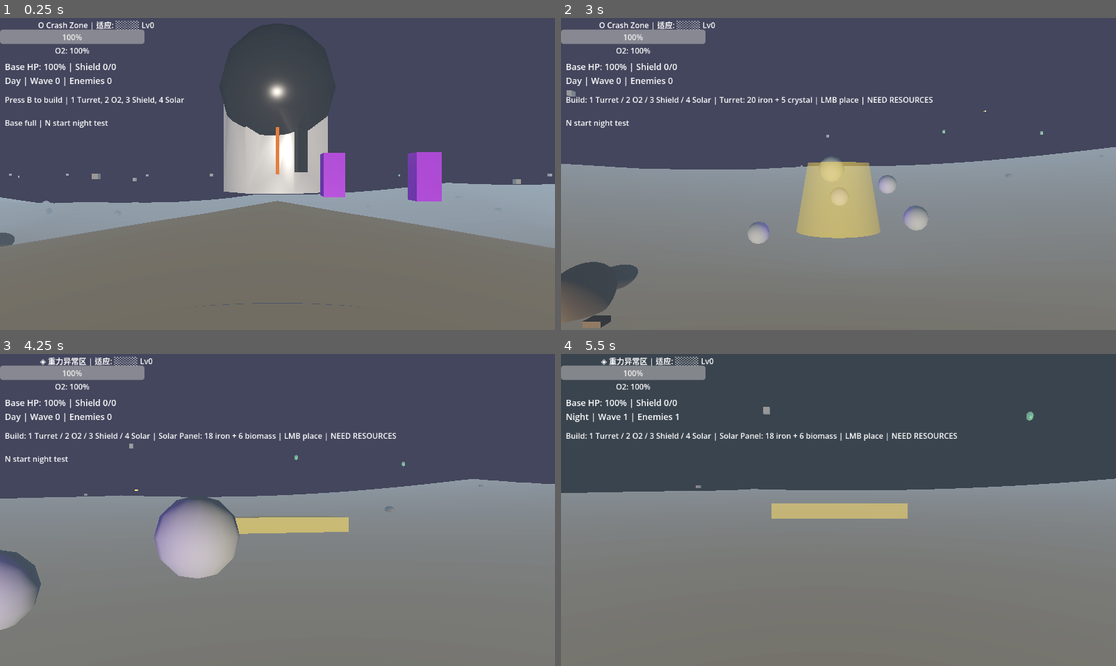
Above: before the commit, frames 1-4 (two rows, left to right).
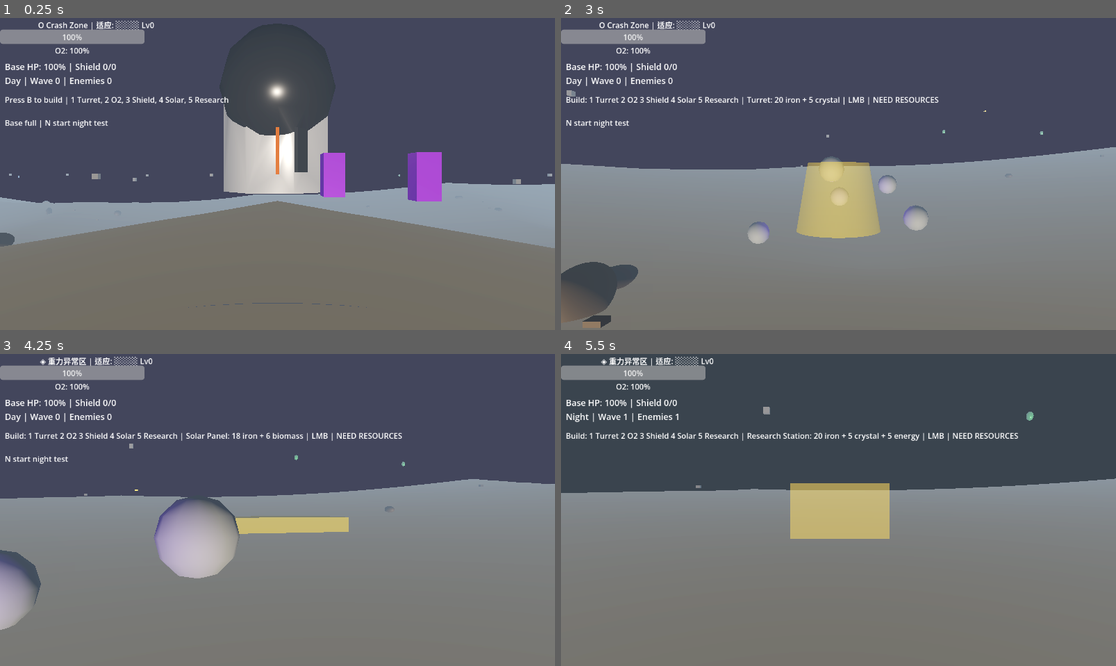
Above: after the commit, the same moments.

Repository: qnctx/star-abyss-game
Game: Godot game, scene res://scenes/main.tscn
The game is run twice, just before and just after one commit, with the same random seed, the same clock (stepped at 60 frames per second) and the same inputs.
Inputs (mouse positions are in pixels of both pictures, inside the frame that each line leads up to):
- Up to frame 1 (0.25 s): no input
- Up to frame 2 (3 s): tap B (build_mode) at 0.5, 2, 2.85 s; move the mouse to (866, 174) at 0.52 s; hold B (build_mode) 0.53-1.28 s; hold W (move_forward) from 0.53 s (still down); click (866, 174) at 0.67 s; tap Space (jump) at 0.77, 1.52 s; tap 5 at 0.8, 1.35 s; move the mouse to (810, 174) at 1.27 s; tap 4 at 1.55, 2.1 s; move the mouse to (849, 167) at 2.02 s; hold B (build_mode) 2.03-2.78 s; move the mouse to (832, 180) at 2.77 s; click (832, 180) at 2.92 s
- Up to frame 3 (4.25 s): keep holding W (move_forward); tap Space (jump) at 3.02, 3.77 s; tap 5 at 3.05 s; move the mouse to (316, 513) at 3.52 s; tap Ctrl (crouch) at 3.6 s; tap 4 at 3.8 s
- Up to frame 4 (5.5 s): keep holding W (move_forward); move the mouse to (794, 506) at 4.27 s; tap E (interact) at 4.35 s; tap Space (jump) at 4.52 s; tap B (build_mode) at 4.55, 5 s; move the mouse to (844, 510) at 5.02 s; hold N (night_test) from 5.03 s (still down); click (844, 510) at 5.17 s; tap 5 at 5.3 s

The runs differ from the first frame. In frame 1, less than 0.1% of the frame differs, in the area x 33-42%, y 25-28%; in frame 2, 0.7%; in frame 3, 0.8%; in frame 4, 3.6%, in the area x 10-83%, y 25-60%.

Commit message:
Add research station tech loop

Diff:
--- a/src/scripts/build_manager.gd
+++ b/src/scripts/build_manager.gd
@@ -4,10 +4,12 @@
 const O2_STATION_SCRIPT := preload("res://scripts/o2_station.gd")
 const SHIELD_GENERATOR_SCRIPT := preload("res://scripts/shield_generator.gd")
 const SOLAR_PANEL_SCRIPT := preload("res://scripts/solar_panel.gd")
+const RESEARCH_STATION_SCRIPT := preload("res://scripts/research_station.gd")
 const TURRET_COST := {"iron": 20, "void_crystal": 5}
 const O2_STATION_COST := {"iron": 15, "biomass": 10}
 const SHIELD_GENERATOR_COST := {"iron": 25, "void_crystal": 8, "energy_core": 1}
 const SOLAR_PANEL_COST := {"iron": 18, "biomass": 6}
+const RESEARCH_STATION_COST := {"iron": 20, "void_crystal": 5, "energy": 5}
 const PLACEMENT_RANGE: float = 18.0
 const BUILD_DISTANCE: float = 6.0
 const MIN_BASE_DISTANCE: float = 2.5
@@ -16,6 +18,7 @@
 const BUILD_O2_STATION: String = "o2_station"
 const BUILD_SHIELD_GENERATOR: String = "shield_generator"
 const BUILD_SOLAR_PANEL: String = "solar_panel"
+const BUILD_RESEARCH_STATION: String = "research_station"
 
 var build_mode: bool = false
 var selected_building: String = BUILD_TURRET
@@ -54,6 +57,9 @@
 		get_viewport().set_input_as_handled()
 	elif event is InputEventKey and event.pressed and event.physical_keycode == KEY_4:
 		_select_building(BUILD_SOLAR_PANEL)
+		get_viewport().set_input_as_handled()
+	elif event is InputEventKey and event.pressed and event.physical_keycode == KEY_5:
+		_select_building(BUILD_RESEARCH_STATION)
 		get_viewport().set_input_as_handled()
 	elif event is InputEventMouseButton and event.pressed:
 		if event.button_index == MOUSE_BUTTON_LEFT:
@@ -99,9 +105,13 @@
 
 	var mesh: Mesh
 	if selected_building == BUILD_SOLAR_PANEL:
-		var box_mesh := BoxMesh.new()
-		box_mesh.size = Vector3(2.2, 0.25, 1.2)
-		mesh = box_mesh
+		var solar_mesh := BoxMesh.new()
+		solar_mesh.size = Vector3(2.2, 0.25, 1.2)
+		mesh = solar_mesh
+	elif selected_building == BUILD_RESEARCH_STATION:
+		var research_mesh := BoxMesh.new()
+		research_mesh.size = Vector3(1.6, 0.9, 1.2)
+		mesh = research_mesh
 	else:
 		var cylinder_mesh := CylinderMesh.new()
 		if selected_building == BUILD_SHIELD_GENERATOR:
@@ -186,6 +196,8 @@
 
 
 func _instantiate_selected_structure() -> Node3D:
+	if selected_building == BUILD_RESEARCH_STATION:
+		return RESEARCH_STATION_SCRIPT.new()
 	if selected_building == BUILD_SOLAR_PANEL:
 		return SOLAR_PANEL_SCRIPT.new()
 	if selected_building == BUILD_SHIELD_GENERATOR:
@@ -200,6 +212,8 @@
 
 
 func get_selected_cost() -> Dictionary:
+	if selected_building == BUILD_RESEARCH_STATION:
+		return RESEARCH_STATION_COST
 	if selected_building == BUILD_SOLAR_PANEL:
 		return SOLAR_PANEL_COST
 	if selected_building == BUILD_SHIELD_GENERATOR:
@@ -210,6 +224,8 @@
 
 
 func get_selected_label() -> String:
+	if selected_building == BUILD_RESEARCH_STATION:
+		return "Research Station"
 	if selected_building == BUILD_SOLAR_PANEL:
 		return "Solar Panel"
 	if selected_building == BUILD_SHIELD_GENERATOR:
--- a/src/scripts/combat_hud.gd
+++ b/src/scripts/combat_hud.gd
@@ -15,7 +15,7 @@
 
 	_build_label = Label.new()
 	_build_label.position = Vector2(10, 158)
-	_build_label.size = Vector2(760, 48)
+	_build_label.size = Vector2(920, 48)
 	_build_label.add_theme_font_size_override("font_size", 16)
 	add_child(_build_label)
 
@@ -84,13 +84,13 @@
 	var build_manager := get_tree().current_scene.get_node_or_null("BuildManager") if get_tree().current_scene else null
 	if build_manager and build_manager.build_mode:
 		var afford := InventoryManager.has_resources(build_manager.get_selected_cost()) if InventoryManager else false
-		_build_label.text = "Build: 1 Turret / 2 O2 / 3 Shield / 4 Solar | %s: %s | LMB place | %s" % [
+		_build_label.text = "Build: 1 Turret 2 O2 3 Shield 4 Solar 5 Research | %s: %s | LMB | %s" % [
 			build_manager.get_selected_label(),
 			build_manager.get_selected_cost_text(),
 			"READY" if afford else "NEED RESOURCES"
 		]
 	else:
-		_build_label.text = "Press B to build | 1 Turret, 2 O2, 3 Shield, 4 Solar"
+		_build_label.text = "Press B to build | 1 Turret, 2 O2, 3 Shield, 4 Solar, 5 Research"
 
 
 func _refresh_base_hint() -> void:
--- /dev/null
+++ b/src/scripts/research_station.gd
@@ -0,0 +1,80 @@
+extends Node3D
+class_name ResearchStation
+
+const ENERGY_COST: int = 5
+const BLUEPRINT_REWARD: int = 1
+const RESEARCH_INTERVAL: float = 20.0
+
+var _research_timer: float = 0.0
+
+
+func _ready() -> void:
+	add_to_group("research_stations")
+	add_to_group("built_structures")
+	_create_visuals()
+	set_process(true)
+
+
+func _process(delta: float) -> void:
+	if not InventoryManager.has_resources({"energy": ENERGY_COST}):
+		return
+
+	_research_timer += delta
+	while _research_timer >= RESEARCH_INTERVAL:
+		if not InventoryManager.has_resources({"energy": ENERGY_COST}):
+			_research_timer = 0.0
+			return
+		_research_timer -= RESEARCH_INTERVAL
+		InventoryManager.consume_resources({"energy": ENERGY_COST})
+		InventoryManager.add_resource("blueprint", BLUEPRINT_REWARD)
+
+
+func _create_visuals() -> void:
+	var base := MeshInstance3D.new()
+	base.name = "ResearchStationBase"
+	var base_mesh := BoxMesh.new()
+	base_mesh.size = Vector3(1.5, 0.45, 1.1)
+	base.mesh = base_mesh
+	base.position = Vector3(0, 0.25, 0)
+	base.material_override = _make_material(Color(0.18, 0.2, 0.24), 1.0, false)
+	add_child(base)
+
+	var screen := MeshInstance3D.new()
+	screen.name = "ResearchStationScreen"
+	var screen_mesh := BoxMesh.new()
+	screen_mesh.size = Vector3(1.1, 0.08, 0.7)
+	screen.mesh = screen_mesh
+	screen.position = Vector3(0, 0.75, -0.25)
+	screen.rotation_degrees.x = -28.0
+	screen.material_override = _make_material(Color(0.1, 0.75, 0.55), 1.0, true)
+	add_child(screen)
+
+	var holo := MeshInstance3D.new()
+	holo.name = "ResearchStationHologram"
+	var holo_mesh := SphereMesh.new()
+	holo_mesh.radius = 0.32
+	holo_mesh.height = 0.64
+	holo.mesh = holo_mesh
+	holo.position = Vector3(0, 1.1, 0.2)
+	holo.material_override = _make_material(Color(0.35, 1.0, 0.75), 0.35, true)
+	add_child(holo)
+
+	var light := OmniLight3D.new()
+	light.name = "ResearchStationLight"
+	light.light_color = Color(0.35, 1.0, 0.75)
+	light.light_energy = 1.2
+	light.omni_range = 4.0
+	light.position = Vector3(0, 1.0, 0)
+	add_child(light)
+
+
+func _make_material(color: Color, alpha: float, emissive: bool) -> StandardMaterial3D:
+	var mat := StandardMaterial3D.new()
+	mat.albedo_color = Color(color.r, color.g, color.b, alpha)
+	if alpha < 1.0:
+		mat.transparency = BaseMaterial3D.TRANSPARENCY_ALPHA
+	if emissive:
+		mat.emission_enabled = true
+		mat.emission = color
+		mat.emission_energy_multiplier = 0.55
+	return mat
--- a/src/test_runner.gd
+++ b/src/test_runner.gd
@@ -24,6 +24,7 @@
         _test_base_repair()
         _test_base_shield()
         _test_solar_panel_energy()
+        _test_research_station()
         _test_serum_recipes()
 
         print("\n========================================")
@@ -190,6 +191,9 @@
         var solar_panel_script = load("res://scripts/solar_panel.gd")
         check("solar_panel.gd loads", solar_panel_script != null)
 
+        var research_station_script = load("res://scripts/research_station.gd")
+        check("research_station.gd loads", research_station_script != null)
+
         var main_scene = load("res://scenes/main.tscn")
         check("main scene loads with build/combat nodes", main_scene != null)
         if not main_scene:
@@ -304,6 +308,38 @@
         game_manager.is_night = old_is_night
 
 
+func _test_research_station() -> void:
+        print("\n[ Research station ]")
+
+        var inventory_manager = _get_autoload("InventoryManager")
+        check("InventoryManager autoload exists", inventory_manager != null)
+        if not inventory_manager:
+                return
+
+        var research_script = load("res://scripts/research_station.gd")
+        check("research_station.gd loads for research test", research_script != null)
+        if not research_script:
+                return
+
+        var old_energy: int = inventory_manager.resources.get("energy", 0)
+        var old_blueprint: int = inventory_manager.resources.get("blueprint", 0)
+        inventory_manager.resources["energy"] = 5
+        inventory_manager.resources["blueprint"] = 0
+
+        var station = research_script.new()
+        current_scene.add_child(station)
+        station._process(station.RESEARCH_INTERVAL)
+        check("research consumes energy", inventory_manager.resources.get("energy", -1) == 0)
+        check("research creates blueprint", inventory_manager.resources.get("blueprint", -1) == 1)
+
+        station._process(station.RESEARCH_INTERVAL * 2.0)
+        check("research pauses without energy", inventory_manager.resources.get("blueprint", -1) == 1)
+
+        station.queue_free()
+        inventory_manager.resources["energy"] = old_energy
+        inventory_manager.resources["blueprint"] = old_blueprint
+
+
 func _test_serum_recipes() -> void:
         print("\n[ SerumRecipes ]")
 
Not shown, changed: PROGRESS.md
Not shown, changed: docs/GAME_DESIGN_DOC.md
Not shown, changed: docs/TEST_PLAN.md
Not shown, changed: src/CONTEXT.md
